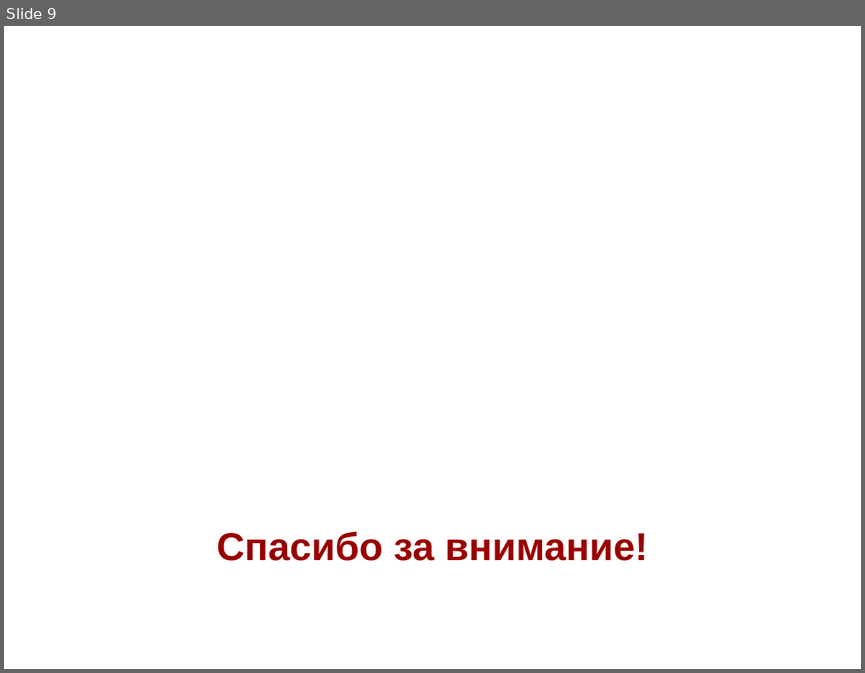
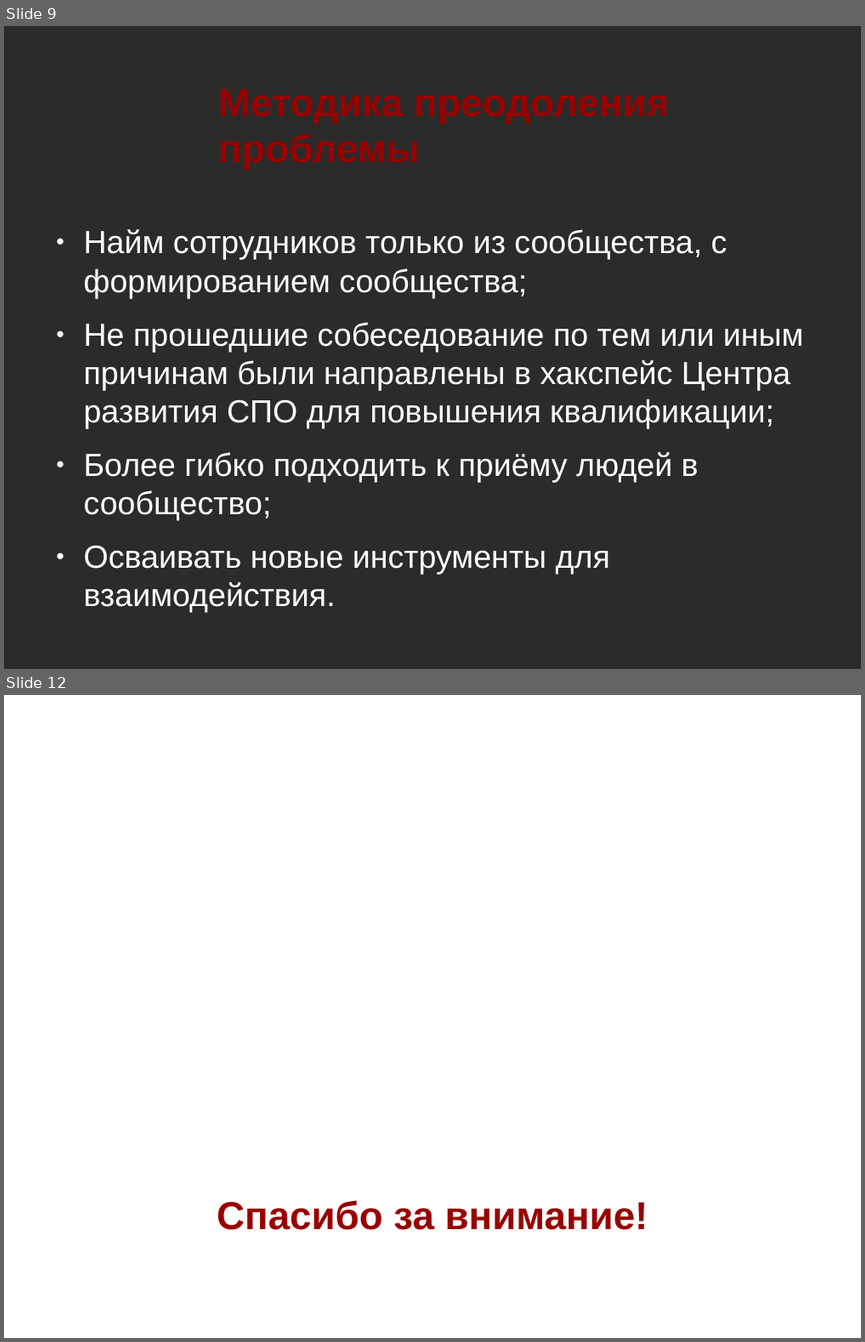
Before and after one commit to NIR-Ginko/presentations, a slide deck: 2020-02-07 ALT Join and community/ALT Join and community.odp. Shown one above the other, each under a label of ours: slide 9 before the commit, slides 9 and 12 after it; the slides between them are not shown. The pictures are 865x673 and 865x1342 pixels, drawn with LibreOffice and Linux fonts; fonts in the diff are those of the drawing; background and template pictures are left out; a plain dark background stands for a picture behind light text. Boxes give left, top, right and bottom in pixels: in the first picture for what was removed or moved away, otherwise in the second. Text is boxed around its words. In the diff, an @@ line names an element or a change of style, - is before the commit and + after.

```diff
--- a/2020-02-07 ALT Join and community/ALT Join and community.odp
+++ b/2020-02-07 ALT Join and community/ALT Join and community.odp
@@ slide 9 added at (4, 26, 861, 669), background picture (left out) @@
@@ title added at (218, 89, 669, 170), 36 pt, text #990000, bold @@
+Методика преодоления проблемы
@@ text added at (84, 229, 804, 612), 29.6 pt, text #FFFFFF @@
+● Найм сотрудников только из сообщества, с формированием сообщества;
+● Не прошедшие собеседование по тем или иным причинам были направлены в хакспейс Центра развития СПО для повышения квалификации;
+● Более гибко подходить к приёму людей в сообщество;
+● Осваивать новые инструменты для взаимодействия.
@@ what was slide 9 is now slide 12 @@
```
Also in this commit, not shown: 10 other slides added, 8 slides removed.
